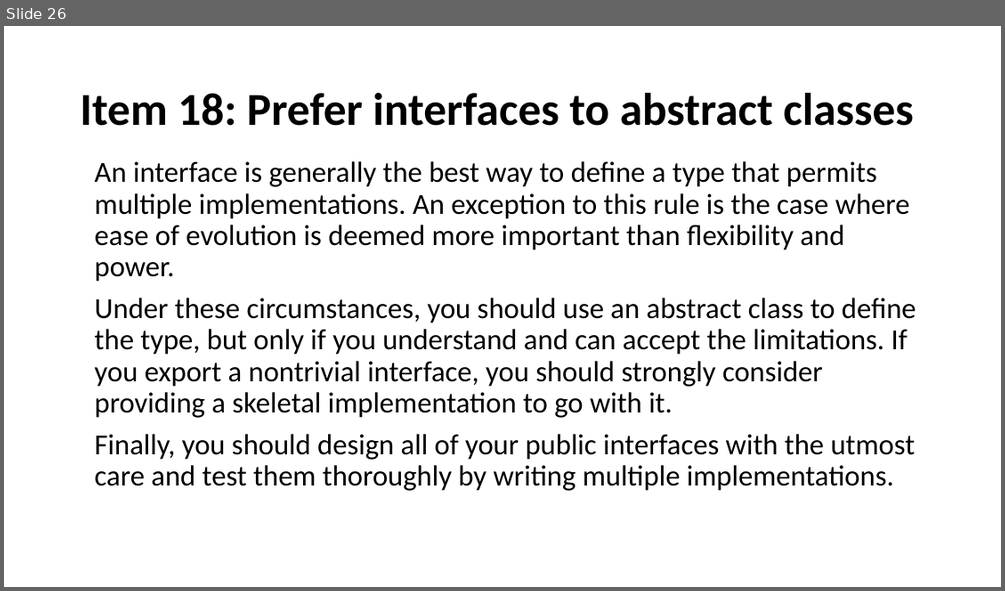
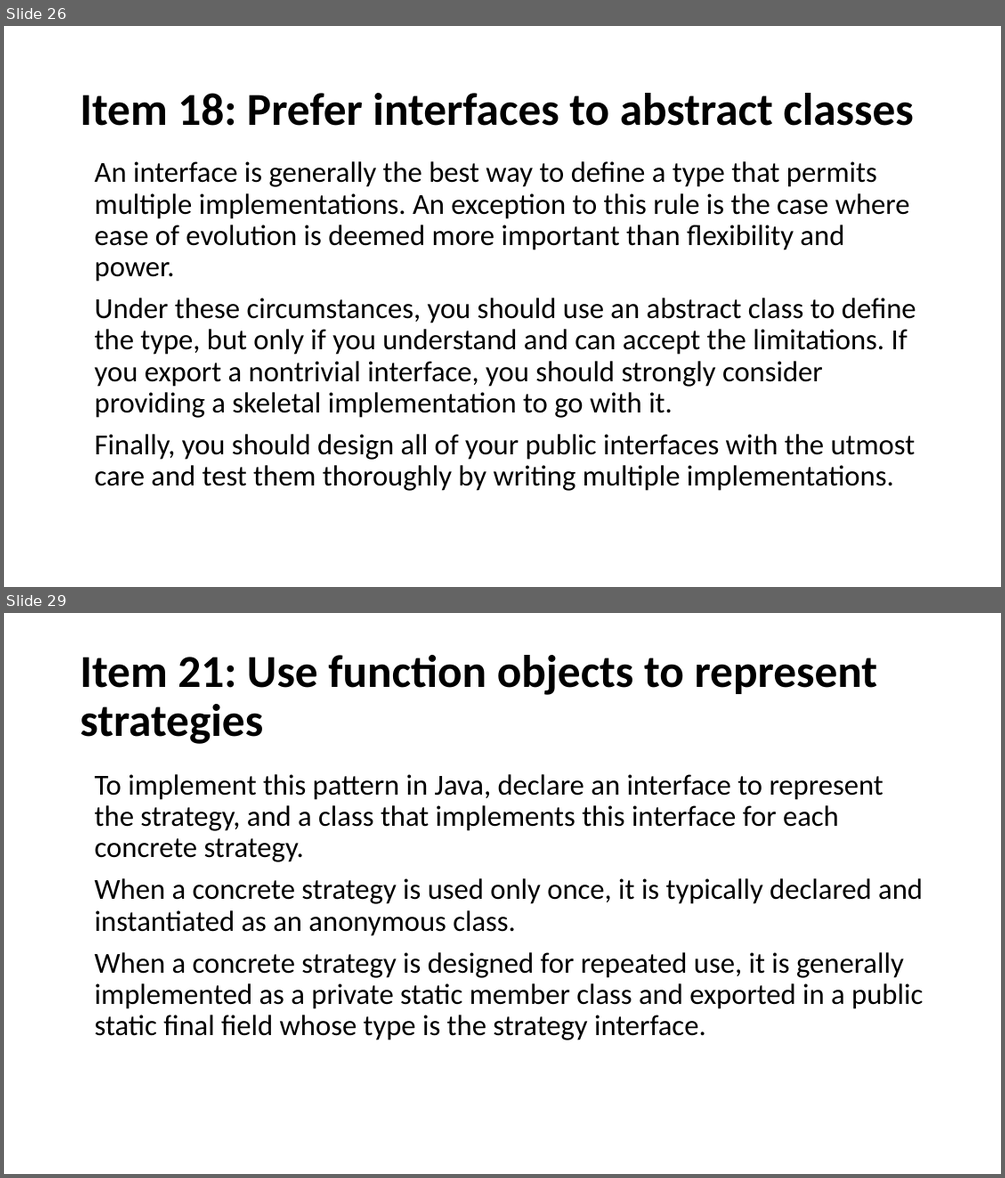
Before and after one commit to javamaster-llc/effective-java-examples-master, a slide deck: Study of Effective Java™.pptx. Shown one above the other, each under a label of ours: slide 26 before the commit, slides 26 and 29 after it; the slides between them are not shown. The pictures are 1005x591 and 1005x1178 pixels, drawn with LibreOffice and Linux fonts; fonts in the diff are those of the drawing. Boxes give left, top, right and bottom in pixels: in the first picture for what was removed or moved away, otherwise in the second. Text is boxed around its words. In the diff, an @@ line names an element or a change of style, - is before the commit and + after.

```diff
--- a/Study of Effective Java™.pptx
+++ b/Study of Effective Java™.pptx
@@ slide 29 added at <box>4,613,1001,1174</box>, background #FFFFFF @@
@@ title added at <box>80,655,878,744</box>, 44 pt, text #000000, bold @@
+Item 21: Use function objects to represent strategies
@@ text added at <box>95,774,922,1040</box>, 28 pt, text #000000 @@
+To implement this pattern in Java, declare an interface to represent the strategy, and a class that implements this interface for each concrete strategy.
+When a concrete strategy is used only once, it is typically declared and instantiated as an anonymous class.
+When a concrete strategy is designed for repeated use, it is generally implemented as a private static member class and exported in a public static final field whose type is the strategy interface.
```
Also in this commit, not shown: 2 slides changed, 24 other slides added.
